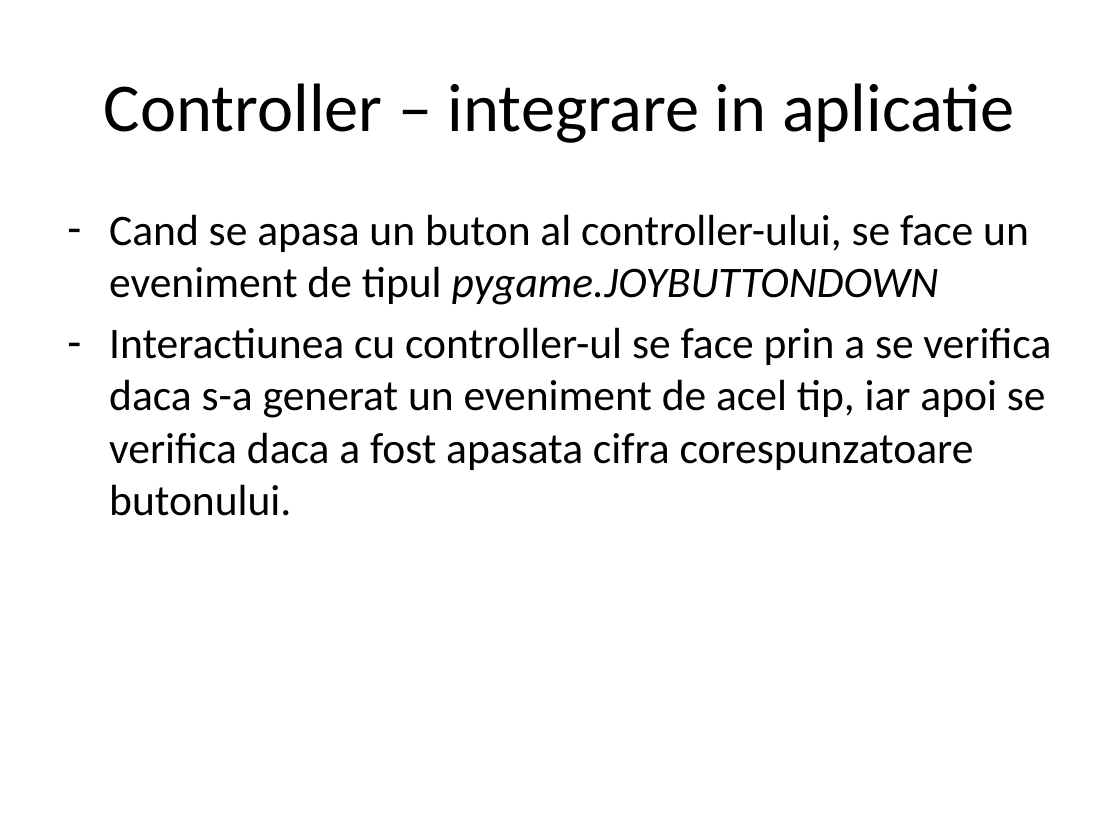
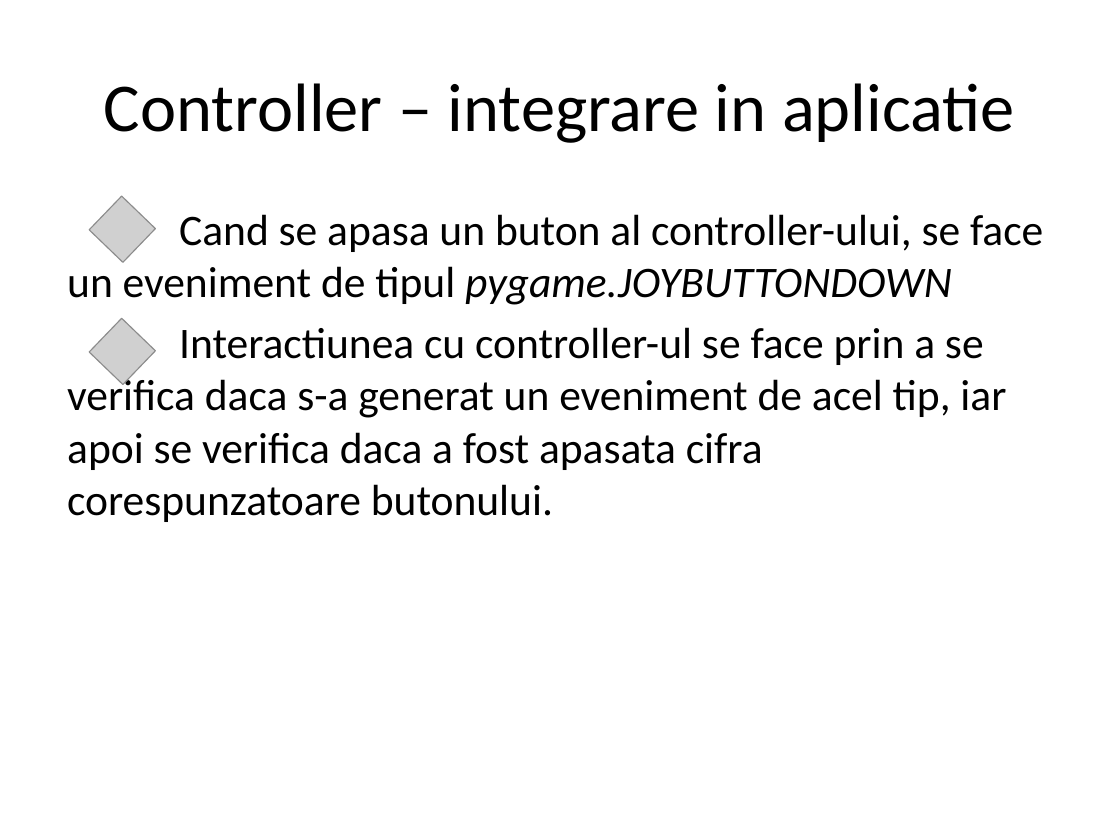
Before and after one commit to cristina07a/Endless-Runner-Game, a slide deck: slide 19 of Endless Runner.pptx. Drawn at 1120x840 pixels with LibreOffice and Linux fonts; fonts in the diff are those of the drawing; grey boxes stand for pictures; background and template pictures are left out. Boxes give left, top, right and bottom in pixels: in the first picture for what was removed or moved away, otherwise in the second. Text is boxed around its words. In the diff, an @@ line names an element or a change of style, - is before the commit and + after.

```diff
--- a/Endless Runner.pptx
+++ b/Endless Runner.pptx
@@ text "Cand se apasa un buton ..." at <box>67,214,1043,522</box>: bullet - to none @@
@@ picture added at <box>89,196,155,263</box> @@
@@ picture added at <box>89,318,155,385</box> @@
```
Also in this commit, not shown: 5 other slides changed, 1 other file.
